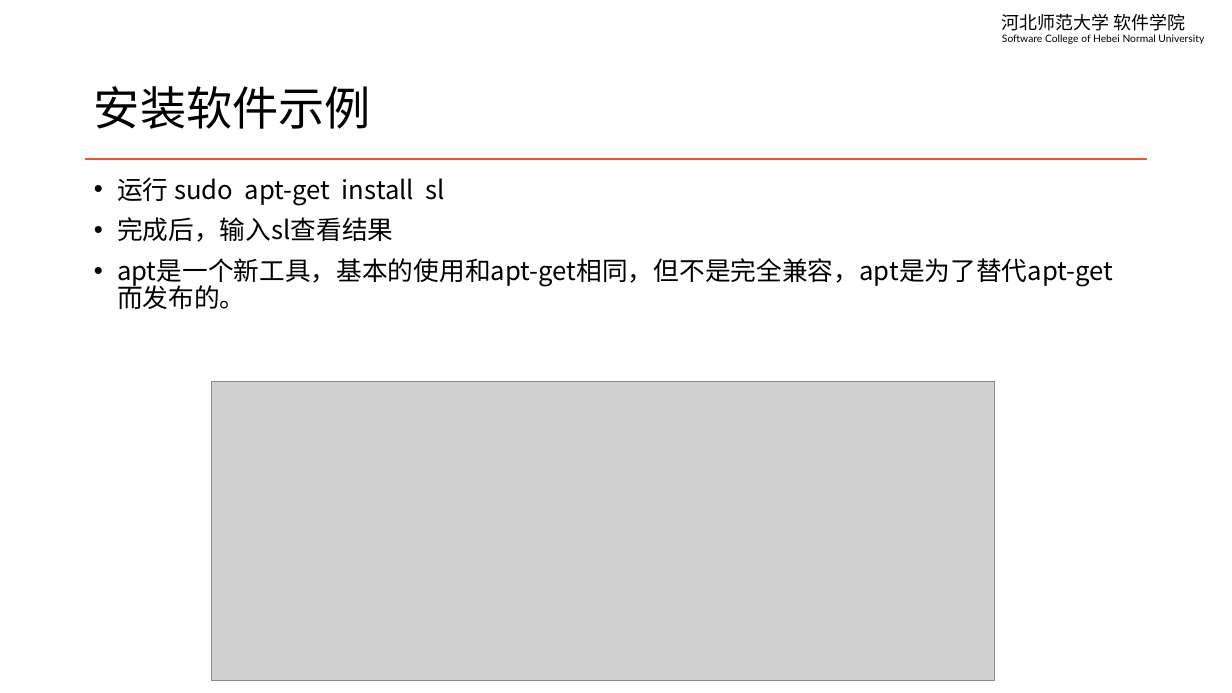
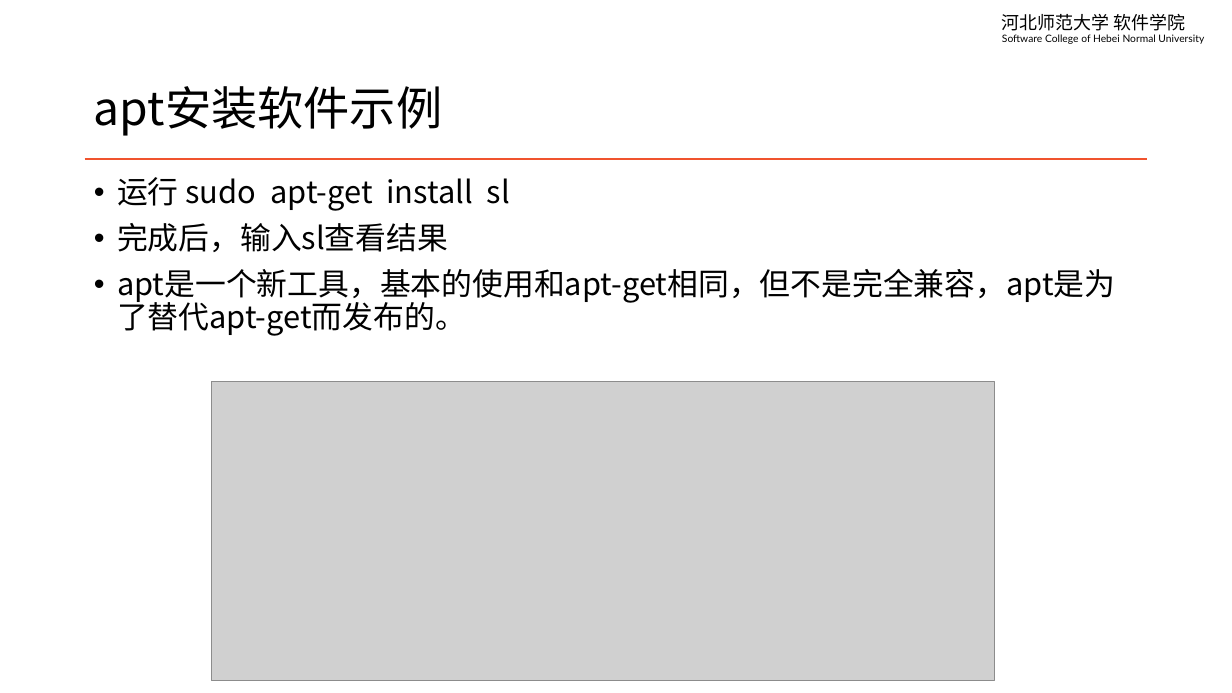
Before and after one commit to edu2act/course-linux-system, a slide deck: slide 6 of materials/slides/ch06-install-and-uninstall-software.pptx (slide 4 before the commit). Drawn at 1232x693 pixels with LibreOffice and Linux fonts; fonts in the diff are those of the drawing; grey boxes stand for pictures. Boxes give left, top, right and bottom in pixels: in the first picture for what was removed or moved away, otherwise in the second. Text is boxed around its words. In the diff, an @@ line names an element or a change of style, - is before the commit and + after.

```diff
--- a/materials/slides/ch06-install-and-uninstall-software.pptx
+++ b/materials/slides/ch06-install-and-uninstall-software.pptx
@@ title at bbox=[94, 86, 442, 136]: text changed @@
-安装软件示例
+apt安装软件示例
@@ text "运行 sudo apt-get install sl" at bbox=[117, 177, 1115, 336]: size 20 to 24 pt @@
```
Also in this commit, not shown: 4 other slides changed, 3 slides added, 1 other file.
